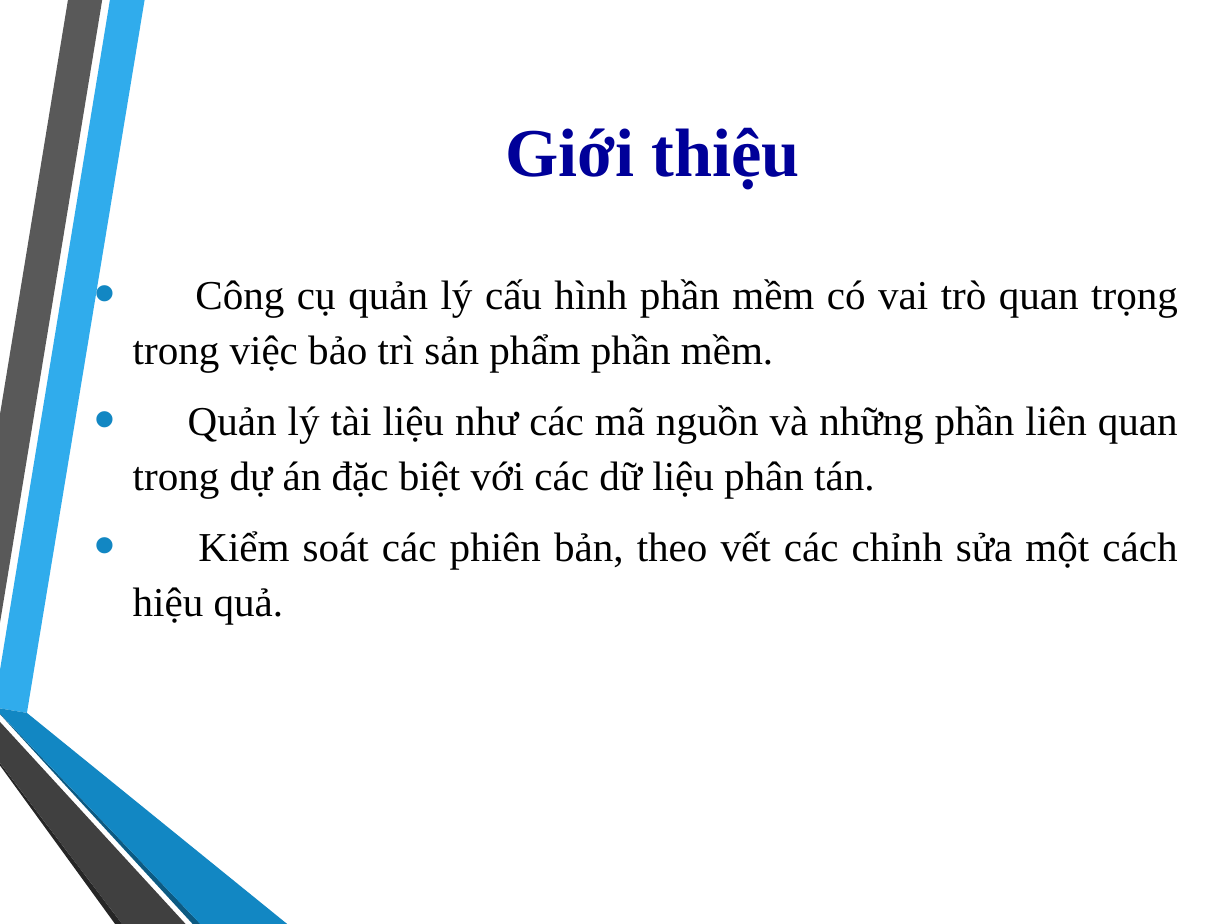
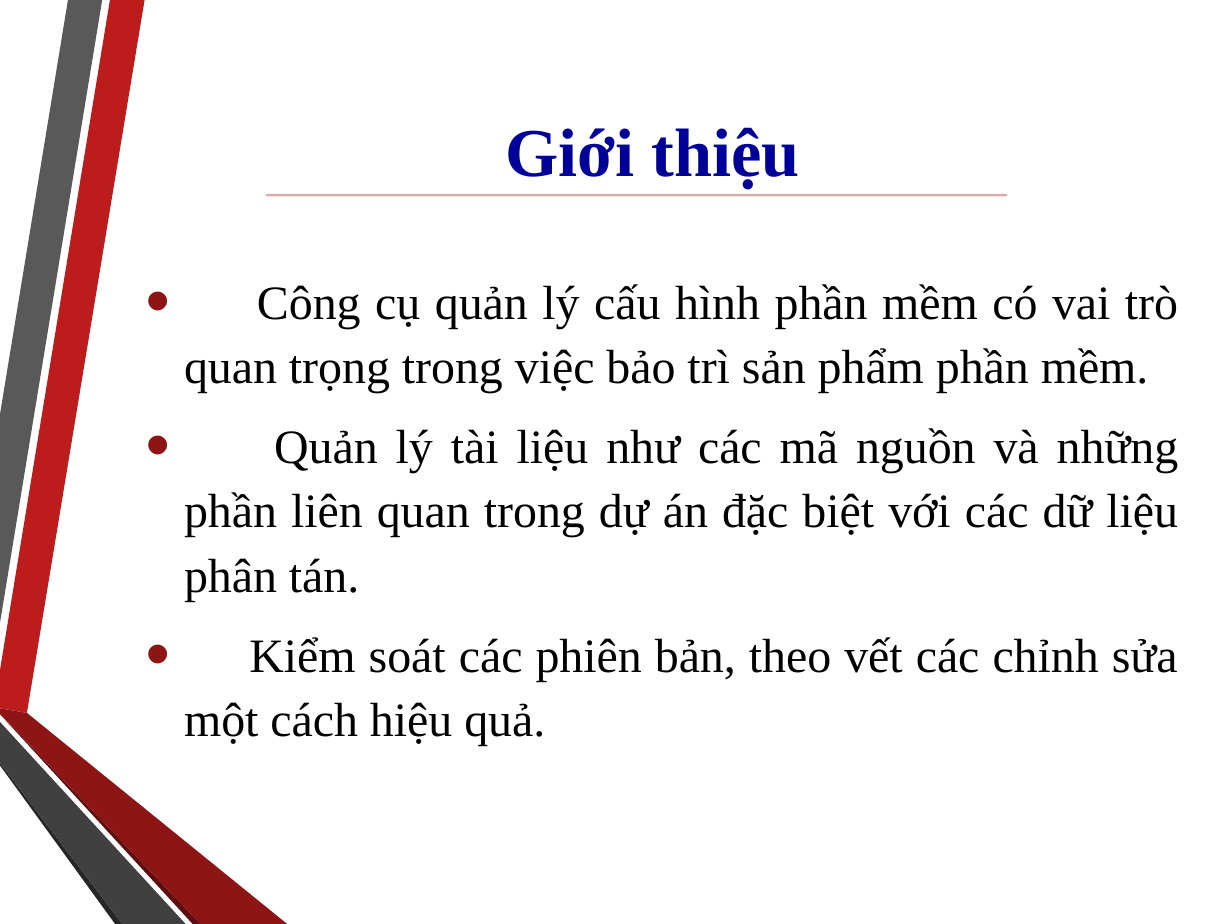
Before and after one commit to thanhphi0127/manager-configuration, a slide deck: slide 3 of doc/baitapso1/NHOM5_BAOCAO_BT1.ppt. Drawn at 1232x924 pixels with LibreOffice and Linux fonts; fonts in the diff are those of the drawing; background and template pictures are left out. Boxes give left, top, right and bottom in pixels: in the first picture for what was removed or moved away, otherwise in the second. Text is boxed around its words. In the diff, an @@ line names an element or a change of style, - is before the commit and + after.

```diff
--- a/doc/baitapso1/NHOM5_BAOCAO_BT1.ppt
+++ b/doc/baitapso1/NHOM5_BAOCAO_BT1.ppt
@@ freeform shape at [0,0,144,713]: fill #30ACEC to #BC1C1C @@
@@ line added from (267, 195) to (1007, 195), #DAABAB 1.5 pt @@
@@ text "Công cụ quản lý cấu ...": place and size @@
-text "Công cụ quản lý cấu ..." at [133,279,1178,624]
+text "Công cụ quản lý cấu ..." at [184,284,1179,746]
@@ text "Công cụ quản lý cấu ..." at [184,284,1179,746]: size 24 to 28 pt; bullet colour #1287C3 to #8D1515 @@
@@ freeform shape at [0,713,201,924]: fill #0C5A82 to #5E0E0E @@
@@ freeform shape at [0,708,287,924]: fill #1287C3 to #8D1515 @@
```
Also in this commit, not shown: 14 other slides changed, 1 slide added, 1 other file.
